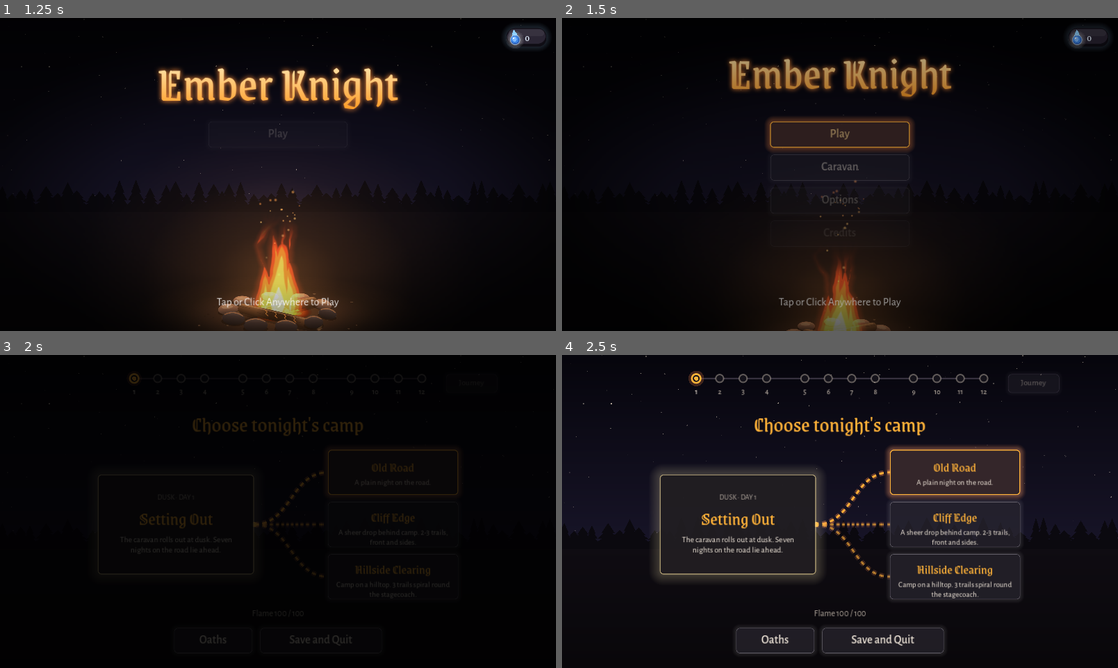
Above: before the commit, frames 1-4 (two rows, left to right).
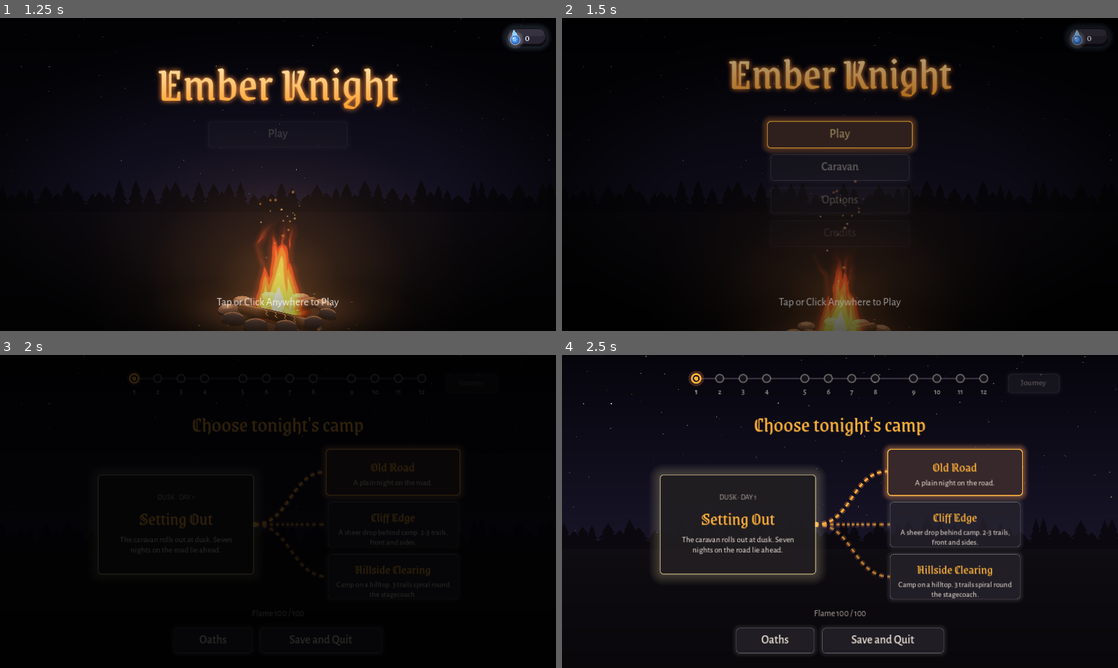
Above: after the commit, the same moments.

Repository: Wut-Lab/Ember-Knight
Game: Godot game, scene res://scenes/title_screen.tscn
Two runs of this game, one before a commit and one after it. Both use one fixed random seed, a clock stepped at 60 frames per second and the inputs below.
Inputs (mouse positions are in pixels of both pictures, inside the frame that each line leads up to):
- Up to frame 1 (1.25 s): tap Enter at 0.5, 0.6 s; move the mouse to (400, 158) at 0.52 s; click (400, 158) at 0.67 s; tap Space at 0.77, 1.07 s
- Up to frame 2 (1.5 s): click "Play" at 1.25 s
- Up to frame 3 (2 s): no input
- Up to frame 4 (2.5 s): click (956, 473) at 2.02 s

Frame 1 is identical in both runs. In frame 2, 0.6% of the frame differs, in the area x 36-64%, y 31-43%; in frame 3, 0.3%; in frame 4, 1.2%, in the area x 46-84%, y 28-55%.

Commit message:
Faces filter: shared side panel (loadout + ferry); hover lift on all buttons
The Faces panel now opens beside the dice instead of over them, the bag
narrowing to make room, so the list visibly changes as faces are ticked.
Pulled out into ui/face_filter.gd and reused on the ferry's die picker
(shown when there are 5+ kinds, which now scroll). ButtonFx adds a 4%
lift and slight brighten on hover/focus to every button.

Co-Authored-By: Claude Opus 5.5 <noreply@anthropic.com>
Claude-Session: https://claude.ai/code/session_013BExePEYJwa7AJ3FbHL9cb

Diff:
--- a/scripts/autoload/button_fx.gd
+++ b/scripts/autoload/button_fx.gd
@@ -4,6 +4,7 @@
 ##   press   - the button squashes to 93% and brightens a little
 ##   release - it springs back with a small overshoot
 ##   use     - the "button" tap sound plays when the button actually fires
+##   hover   - a hovered or focused button lifts to 104% and brightens a touch
 ## Works the same for mouse, touch, keyboard and gamepad. Nothing to call by hand.
 ##
 ## To leave a button out (e.g. one that plays its own sound), before adding it:
@@ -14,6 +15,9 @@
 const PRESS_TIME := 0.06
 const RELEASE_TIME := 0.24
 const PRESS_TINT := Color(1.18, 1.12, 1.04)
+const HOVER_SCALE := 1.04
+const HOVER_TINT := Color(1.08, 1.06, 1.02)
+const HOVER_TIME := 0.12
 const SOUND := "button"
 const SOUND_DB := -5.0
 
@@ -42,6 +46,8 @@
 	b.set_meta(_META, "attached")
 	b.button_down.connect(_on_down.bind(b))
 	b.button_up.connect(_on_up.bind(b))
+	for sig in [b.mouse_entered, b.mouse_exited, b.focus_entered, b.focus_exited]:
+		sig.connect(_on_hover.bind(b), CONNECT_DEFERRED)   # after is_hovered() updates
 
 
 func _on_pressed() -> void:
@@ -63,9 +69,26 @@
 	var held := (Time.get_ticks_msec() - int(b.get_meta(&"button_fx_down_at", 0))) / 1000.0
 	var wait := maxf(0.0, PRESS_TIME - held)
 	var t := _new_tween(b)
-	t.tween_property(b, "scale", Vector2.ONE, RELEASE_TIME).set_delay(wait) \
+	var lift := _lifted(b)
+	t.tween_property(b, "scale", Vector2.ONE * (HOVER_SCALE if lift else 1.0), RELEASE_TIME).set_delay(wait) \
 		.set_trans(Tween.TRANS_BACK).set_ease(Tween.EASE_OUT)
-	t.tween_property(b, "self_modulate", Color.WHITE, RELEASE_TIME * 0.8).set_delay(wait)
+	t.tween_property(b, "self_modulate", HOVER_TINT if lift else Color.WHITE, RELEASE_TIME * 0.8).set_delay(wait)
+
+
+## Hover and focus share one look, so mouse and gamepad read the same.
+func _on_hover(b: BaseButton) -> void:
+	if not is_instance_valid(b) or not b.is_inside_tree() or (b.is_pressed() and not b.toggle_mode):
+		return   # gone, or mid-press: _on_up settles it
+	b.pivot_offset = b.size / 2.0
+	var lift := _lifted(b)
+	var t := _new_tween(b)
+	t.tween_property(b, "scale", Vector2.ONE * (HOVER_SCALE if lift else 1.0), HOVER_TIME) \
+		.set_trans(Tween.TRANS_QUAD).set_ease(Tween.EASE_OUT)
+	t.tween_property(b, "self_modulate", HOVER_TINT if lift else Color.WHITE, HOVER_TIME)
+
+
+func _lifted(b: BaseButton) -> bool:
+	return not b.disabled and b.is_visible_in_tree() and (b.is_hovered() or b.has_focus())
 
 
 func _new_tween(b: BaseButton) -> Tween:
--- a/scripts/game/ferry_event.gd
+++ b/scripts/game/ferry_event.gd
@@ -9,6 +9,10 @@
 var _splash := -10.0      ## time of the ford splash
 var _bless := 0.0         ## 0..1: gold blessing glow
 var _picker: GridContainer
+var _filter
+var _kinds := []
+
+const FaceFilter := preload("res://scripts/ui/face_filter.gd")
 
 
 func _ready() -> void:
@@ -35,22 +39,43 @@
 	_picker.columns = 4
 	_picker.add_theme_constant_override("h_separation", 14)
 	_picker.add_theme_constant_override("v_separation", 14)
-	_row.add_child(_picker)
-	var kinds := []
 	for id in Run.pool:
-		if Defs.DICE.has(id) and not id in kinds:
-			kinds.append(id)
-	var cards := []
-	for id in kinds:
+		if Defs.DICE.has(id) and not id in _kinds:
+			_kinds.append(id)
+	# Faces filter above the dice; its panel opens to their right.
+	var col := VBoxContainer.new()
+	col.add_theme_constant_override("separation", 12)
+	_row.add_child(col)
+	_filter = FaceFilter.new(330.0)
+	_filter.source = func(): return _kinds
+	_filter.changed.connect(_fill_picker)
+	_filter.opened.connect(func(open: bool): _picker.columns = 3 if open else 4)
+	col.add_child(_filter)
+	_filter.visible = _kinds.size() > 4   # only worth it with a full bag
+	var scroll := ScrollContainer.new()   # a big bag scrolls, the screen doesn't
+	scroll.horizontal_scroll_mode = ScrollContainer.SCROLL_MODE_DISABLED
+	scroll.custom_minimum_size.y = minf(ceili(_kinds.size() / 4.0) * 104 - 14, 260)
+	col.add_child(scroll)
+	scroll.add_child(_picker)
+	_row.add_child(_filter.panel)
+	_fill_picker()
+	if Run.autoplay:
+		var cards := _picker.get_children()
+		var pick: Button = cards[Run.rng.randi() % cards.size()]
+		get_tree().create_timer(1.2).timeout.connect(pick.emit_signal.bind("pressed"))
+
+
+func _fill_picker() -> void:
+	for c in _picker.get_children():
+		_picker.remove_child(c)
+		c.queue_free()
+	for id in _filter.apply(_kinds):
 		var c := ChoiceCard.make(Defs.DICE[id]["name"], "Owned %d" % Run.pool.count(id), 210.0)
 		c.custom_minimum_size.y = 90
 		c.pressed.connect(_give.bind(id))
 		_picker.add_child(c)
-		cards.append(c)
-	cards[0].grab_focus.call_deferred()
-	if Run.autoplay:
-		var pick: Button = cards[Run.rng.randi() % cards.size()]
-		get_tree().create_timer(1.2).timeout.connect(pick.emit_signal.bind("pressed"))
+	if _picker.get_child_count() > 0 and not _filter.panel.visible:
+		_picker.get_child(0).grab_focus.call_deferred()
 
 
 func _give(id: String) -> void:
--- a/scripts/game/loadout_screen.gd
+++ b/scripts/game/loadout_screen.gd
@@ -12,14 +12,12 @@
 const Icons := preload("res://scripts/game/icons.gd")
 const DieView := preload("res://scripts/game/die_view.gd")
 const DrawProxy := preload("res://scripts/ui/draw_proxy.gd")
-
-const FILTERS := [["torch", "Torch"], ["vent", "Steam Vent"], ["mortar", "Mortar"], ["guide", "Guide Light"], ["bellows", "Bellows"], ["brazier", "Ember Brazier"], ["kindle", "Kindle"], ["pine", "Pine Log"], ["wall", "Ember Wall"], ["mire", "Mire"], ["lure", "Wisp Lantern"], ["votive", "Votive Candles"], ["ward", "Ash Ward"], ["reliquary", "Reliquary"]]
+const FaceFilter := preload("res://scripts/ui/face_filter.gd")
+
 
 var _slots: Array = []        ## die id per slot, "" when empty
-var _filters: Array = []     ## face ids ticked in the Faces dropdown
 var _slot_row: HBoxContainer
-var _filter_btn: Button
-var _filter_pop: PopupPanel
+var _filter: FaceFilter
 var _grid: GridContainer
 var _go: Button
 
@@ -67,12 +65,27 @@
 	var frow := HBoxContainer.new()
 	frow.alignment = BoxContainer.ALIGNMENT_CENTER
 	root.add_child(frow)
-	frow.add_child(_build_filter())
-
+	_filter = FaceFilter.new(250.0)
+	_filter.source = func(): return Defs.DICE.keys().filter(func(id): return Run.owned(id) > 0)
+	_filter.changed.connect(_refresh)
+	_filter.opened.connect(func(open: bool): _grid.columns = 3 if open else 5)
+	frow.add_child(_filter)
+
+	# The bag, with the Faces panel opening beside it (never over it).
+	var margin := MarginContainer.new()
+	margin.add_theme_constant_override("margin_left", 40)
+	margin.add_theme_constant_override("margin_right", 40)
+	root.add_child(margin)
+	var bagrow := HBoxContainer.new()
+	bagrow.alignment = BoxContainer.ALIGNMENT_CENTER
+	bagrow.add_theme_constant_override("separation", 16)
+	margin.add_child(bagrow)
 	var scroll := ScrollContainer.new()
 	scroll.custom_minimum_size = Vector2(0, 250)
+	scroll.size_flags_horizontal = Control.SIZE_EXPAND_FILL
 	scroll.horizontal_scroll_mode = ScrollContainer.SCROLL_MODE_DISABLED
-	root.add_child(scroll)
+	bagrow.add_child(scroll)
+	bagrow.add_child(_filter.panel)
 	var center := CenterContainer.new()
 	center.size_flags_horizontal = Control.SIZE_EXPAND_FILL
 	scroll.add_child(center)
@@ -136,8 +149,7 @@
 		c.queue_free()
 	for i in _slots.size():
 		_slot_row.add_child(_slot_button(i))
-	_filter_btn.queue_redraw()
-	if _filters.is_empty() and Defs.has_forks(Run.current_stop()):
+	if _filter.filters.is_empty() and Defs.has_forks(Run.current_stop()):
 		_grid.add_child(_gate_card())
 	for id in _bag_ids():
 		_grid.add_child(_bag_card(id))
@@ -147,132 +159,7 @@
 
 ## Owned die kinds carrying any ticked face, those with the most of them first.
 func _bag_ids() -> Array:
-	var ids := []
-	for id in Defs.DICE:
-		if Run.owned(id) > 0 and (_filters.is_empty() or _hits(id) > 0):
-			ids.append(id)
-	if not _filters.is_empty():
-		ids.sort_custom(func(a, b): return _hits(a) > _hits(b))
-	return ids
-
-
-func _hits(id: String) -> int:
-	var n := 0
-	for f in _filters:
-		n += Defs.face_count(Defs.DICE[id]["faces"], f)
-	return n
-
-
-## Faces found on the dice owned this run, in FILTERS order.
-func _owned_faces() -> Array:
-	var out := []
-	for f in FILTERS:
-		for id in Defs.DICE:
-			if Run.owned(id) > 0 and Defs.face_count(Defs.DICE[id]["faces"], f[0]) > 0:
-				out.append(f)
-				break
-	return out
-
-
-## The Faces dropdown: a button showing what is ticked, opening a panel of
-## face toggles (icon, name, tick) that stays open while choosing several.
-func _build_filter() -> Button:
-	_filter_btn = Button.new()
-	_filter_btn.custom_minimum_size = Vector2(340, 46)
-	var lab := DrawProxy.new()
-	lab.set_anchors_and_offsets_preset(Control.PRESET_FULL_RECT)
-	lab.mouse_filter = Control.MOUSE_FILTER_IGNORE
-	lab.draw_fn = func(ci: CanvasItem):
-		var w := _filter_btn.size.x
-		var txt := "Faces:  All"
-		if _filters.size() == 1:
-			txt = "Faces:  " + _face_name(_filters[0])
-		elif _filters.size() > 1:
-			txt = "Faces:  %d chosen" % _filters.size()
-		var x := 16.0
-		for f in _filters.slice(0, 4):
-			Icons.draw(ci, f, Vector2(x + 9, 23), 18.0, Color(Defs.FACE_INFO[f]["color"]))
-			x += 22.0
-		_text(ci, txt, Vector2(x + 4, 30), w - x - 44, 18, Style.FG if _filters.is_empty() else Style.ACCENT, HORIZONTAL_ALIGNMENT_LEFT)
-		var a := Vector2(w - 24, 23)   # the drop arrow
-		ci.draw_colored_polygon(PackedVector2Array([a + Vector2(-7, -3), a + Vector2(7, -3), a + Vector2(0, 5)]), Style.MUTE)
-	_filter_btn.add_child(lab)
-	_filter_btn.draw.connect(lab.queue_redraw)
-
-	_filter_pop = PopupPanel.new()
-	_filter_pop.theme = Style.make_theme()
-	var sb := StyleBoxFlat.new()
-	sb.bg_color = Style.CARD
-	sb.border_color = Style.ACCENT.darkened(0.4)
-	sb.set_border_width_all(2)
-	sb.set_corner_radius_all(10)
-	sb.set_content_margin_all(10)
-	_filter_pop.add_theme_stylebox_override("panel", sb)
-	add_child(_filter_pop)
-	_filter_btn.pressed.connect(_open_filter)
-	return _filter_btn
-
-
-func _open_filter() -> void:
-	for c in _filter_pop.get_children():
-		c.queue_free()
-	var box := VBoxContainer.new()
-	box.add_theme_constant_override("separation", 6)
-	_filter_pop.add_child(box)
-	var grid := GridContainer.new()
-	grid.columns = 2
-	grid.add_theme_constant_override("h_separation", 6)
-	grid.add_theme_constant_override("v_separation", 6)
-	box.add_child(grid)
-	for f in _owned_faces():
-		grid.add_child(_face_toggle(f[0], f[1]))
-	var clear := Button.new()
-	clear.text = "Show all dice"
-	clear.custom_minimum_size = Vector2(0, 40)
-	clear.add_theme_font_size_override("font_size", 17)
-	clear.pressed.connect(func():
-		_filters.clear()
-		_filter_pop.hide()
-		_refresh())
-	box.add_child(clear)
-	_filter_pop.reset_size()
-	var r := _filter_btn.get_global_rect()
-	_filter_pop.popup(Rect2i(Vector2i(r.position.x + r.size.x / 2 - 220, r.end.y + 6), Vector2i(440, 0)))
-
-
-func _face_toggle(f: String, label: String) -> Button:
-	var b := Button.new()
-	b.toggle_mode = true
-	b.button_pressed = f in _filters
-	b.custom_minimum_size = Vector2(208, 42)
-	var art := DrawProxy.new()
-	art.set_anchors_and_offsets_preset(Control.PRESET_FULL_RECT)
-	art.mouse_filter = Control.MOUSE_FILTER_IGNORE
-	art.draw_fn = func(ci: CanvasItem):
-		var on := f in _filters
-		var bx := Rect2(12, 12, 18, 18)   # tick box
-		ci.draw_rect(bx, Style.ACCENT if on else Style.MUTE, false, 2.0)
-		if on:
-			ci.draw_polyline(PackedVector2Array([Vector2(15, 21), Vector2(20, 26), Vector2(28, 15)]), Style.ACCENT, 3.0, true)
-		Icons.draw(ci, f, Vector2(50, 21), 22.0, Color(Defs.FACE_INFO[f]["color"]))
-		_text(ci, label, Vector2(68, 28), 136, 18, Style.FG if on else Style.MUTE, HORIZONTAL_ALIGNMENT_LEFT)
-	b.add_child(art)
-	b.toggled.connect(func(on: bool):
-		if on and not f in _filters:
-			_filters.append(f)
-		elif not on:
-			_filters.erase(f)
-		art.queue_redraw()
-		AudioDirector.play_sfx("tap", -8.0)
-		_refresh())
-	return b
-
-
-func _face_name(f: String) -> String:
-	for e in FILTERS:
-		if e[0] == f:
-			return e[1]
-	return f
+	return _filter.apply(Defs.DICE.keys().filter(func(id): return Run.owned(id) > 0))
 
 
 func _slot_button(i: int) -> Button:
--- /dev/null
+++ b/scripts/ui/face_filter.gd
@@ -0,0 +1,183 @@
+extends Button
+## The Faces dropdown, shared by every screen that lists your dice. The
+## button shows what is ticked; pressing it opens `panel`, a side panel of
+## face toggles the caller places beside its dice so the list stays in view
+## and changes as faces are ticked. `changed` fires on every tick,
+## `opened(open)` when the panel shows or hides (callers narrow their grid).
+
+signal changed
+signal opened(open: bool)
+
+const Defs := preload("res://scripts/game/defs.gd")
+const Style := preload("res://scripts/ui/ui_style.gd")
+const Icons := preload("res://scripts/game/icons.gd")
+const DrawProxy := preload("res://scripts/ui/draw_proxy.gd")
+
+const FILTERS := [["torch", "Torch"], ["vent", "Steam Vent"], ["mortar", "Mortar"], ["guide", "Guide Light"], ["bellows", "Bellows"], ["brazier", "Ember Brazier"], ["kindle", "Kindle"], ["pine", "Pine Log"], ["wall", "Ember Wall"], ["mire", "Mire"], ["lure", "Wisp Lantern"], ["votive", "Votive Candles"], ["ward", "Ash Ward"], ["reliquary", "Reliquary"]]
+const PANEL_W := 440.0
+
+var filters: Array = []    ## face ids ticked
+var source: Callable       ## () -> Array of die ids the screen can show
+var panel: PanelContainer
+var _list: GridContainer
+var _scroll: ScrollContainer
+var _height := 250.0
+
+
+func _init(height := 250.0) -> void:
+	custom_minimum_size = Vector2(340, 46)
+	size_flags_horizontal = Control.SIZE_SHRINK_CENTER
+	var lab := DrawProxy.new()
+	lab.set_anchors_and_offsets_preset(Control.PRESET_FULL_RECT)
+	lab.mouse_filter = Control.MOUSE_FILTER_IGNORE
+	lab.draw_fn = _draw_label
+	add_child(lab)
+	draw.connect(lab.queue_redraw)
+	pressed.connect(func(): set_open(not panel.visible))
+	_height = height
+
+	panel = PanelContainer.new()
+	panel.visible = false
+	panel.custom_minimum_size = Vector2(PANEL_W, 0)
+	panel.size_flags_vertical = Control.SIZE_SHRINK_BEGIN
+	var sb := StyleBoxFlat.new()
+	sb.bg_color = Style.CARD
+	sb.border_color = Style.ACCENT.darkened(0.4)
+	sb.set_border_width_all(2)
+	sb.set_corner_radius_all(10)
+	sb.set_content_margin_all(10)
+	panel.add_theme_stylebox_override("panel", sb)
+	var box := VBoxContainer.new()
+	box.add_theme_constant_override("separation", 6)
+	panel.add_child(box)
+	_scroll = ScrollContainer.new()
+	_scroll.horizontal_scroll_mode = ScrollContainer.SCROLL_MODE_DISABLED
+	box.add_child(_scroll)
+	var scroll := _scroll
+	_list = GridContainer.new()
+	_list.columns = 2
+	_list.add_theme_constant_override("h_separation", 6)
+	_list.add_theme_constant_override("v_separation", 6)
+	scroll.add_child(_list)
+	var row := HBoxContainer.new()
+	row.add_theme_constant_override("separation", 6)
+	box.add_child(row)
+	for e in [["Show all dice", func():
+			filters.clear()
+			_fill()
+			_changed()], ["Done", func(): set_open(false)]]:
+		var b := Button.new()
+		b.text = e[0]
+		b.custom_minimum_size = Vector2(0, 38)
+		b.size_flags_horizontal = Control.SIZE_EXPAND_FILL
+		b.add_theme_font_size_override("font_size", 17)
+		b.pressed.connect(e[1])
+		row.add_child(b)
+
+
+func set_open(open: bool) -> void:
+	if open == panel.visible:
+		return
+	if open:
+		_fill()
+	panel.visible = open
+	AudioDirector.play_sfx("tap", -8.0)
+	opened.emit(open)
+	queue_redraw()
+
+
+## Die ids carrying any ticked face, those with the most of them first.
+func apply(ids: Array) -> Array:
+	if filters.is_empty():
+		return ids
+	var out := ids.filter(func(id): return hits(id, filters) > 0)
+	out.sort_custom(func(a, b): return hits(a, filters) > hits(b, filters))
+	return out
+
+
+static func hits(id: String, fs: Array) -> int:
+	var n := 0
+	for f in fs:
+		n += Defs.face_count(Defs.DICE[id]["faces"], f)
+	return n
+
+
+static func face_name(f: String) -> String:
+	for e in FILTERS:
+		if e[0] == f:
+			return e[1]
+	return f
+
+
+## Faces found on the source dice, in FILTERS order.
+func _faces() -> Array:
+	var ids: Array = source.call()
+	var out := []
+	for f in FILTERS:
+		for id in ids:
+			if Defs.face_count(Defs.DICE[id]["faces"], f[0]) > 0:
+				out.append(f)
+				break
+	return out
+
+
+func _fill() -> void:
+	for c in _list.get_children():
+		c.queue_free()
+	var fs := _faces()
+	for f in fs:
+		_list.add_child(_toggle(f[0], f[1]))
+	# Grow to fit the faces, scrolling past the screen's height budget.
+	_scroll.custom_minimum_size.y = minf(ceili(fs.size() / 2.0) * 48 - 6, _height - 64)
+
+
+func _changed() -> void:
+	queue_redraw()
+	changed.emit()
+
+
+func _draw_label(ci: CanvasItem) -> void:
+	var w := size.x
+	var txt := "Faces:  All"
+	if filters.size() == 1:
+		txt = "Faces:  " + face_name(filters[0])
+	elif filters.size() > 1:
+		txt = "Faces:  %d chosen" % filters.size()
+	var x := 16.0
+	for f in filters.slice(0, 4):
+		Icons.draw(ci, f, Vector2(x + 9, 23), 18.0, Color(Defs.FACE_INFO[f]["color"]))
+		x += 22.0
+	ci.draw_string(Style.BODY_MEDIUM, Vector2(x + 4, 30), txt, HORIZONTAL_ALIGNMENT_LEFT, w - x - 44, 18,
+		Style.FG if filters.is_empty() else Style.ACCENT)
+	var a := Vector2(w - 24, 23)   # the arrow points at the open panel
+	var pts := [a + Vector2(-3, -7), a + Vector2(-3, 7), a + Vector2(5, 0)] if panel and panel.visible \
+		else [a + Vector2(-7, -3), a + Vector2(7, -3), a + Vector2(0, 5)]
+	ci.draw_colored_polygon(PackedVector2Array(pts), Style.ACCENT if panel and panel.visible else Style.MUTE)
+
+
+func _toggle(f: String, label: String) -> Button:
+	var b := Button.new()
+	b.toggle_mode = true
+	b.button_pressed = f in filters
+	b.custom_minimum_size = Vector2(200, 42)
+	var art := DrawProxy.new()
+	art.set_anchors_and_offsets_preset(Control.PRESET_FULL_RECT)
+	art.mouse_filter = Control.MOUSE_FILTER_IGNORE
+	art.draw_fn = func(ci: CanvasItem):
+		var on := f in filters
+		var bx := Rect2(12, 12, 18, 18)   # tick box
+		ci.draw_rect(bx, Style.ACCENT if on else Style.MUTE, false, 2.0)
+		if on:
+			ci.draw_polyline(PackedVector2Array([Vector2(15, 21), Vector2(20, 26), Vector2(28, 15)]), Style.ACCENT, 3.0, true)
+		Icons.draw(ci, f, Vector2(50, 21), 22.0, Color(Defs.FACE_INFO[f]["color"]))
+		ci.draw_string(Style.BODY_MEDIUM, Vector2(68, 28), label, HORIZONTAL_ALIGNMENT_LEFT, 128, 18, Style.FG if on else Style.MUTE)
+	b.add_child(art)
+	b.toggled.connect(func(on: bool):
+		if on and not f in filters:
+			filters.append(f)
+		elif not on:
+			filters.erase(f)
+		art.queue_redraw()
+		AudioDirector.play_sfx("tap", -8.0)
+		_changed())
+	return b
